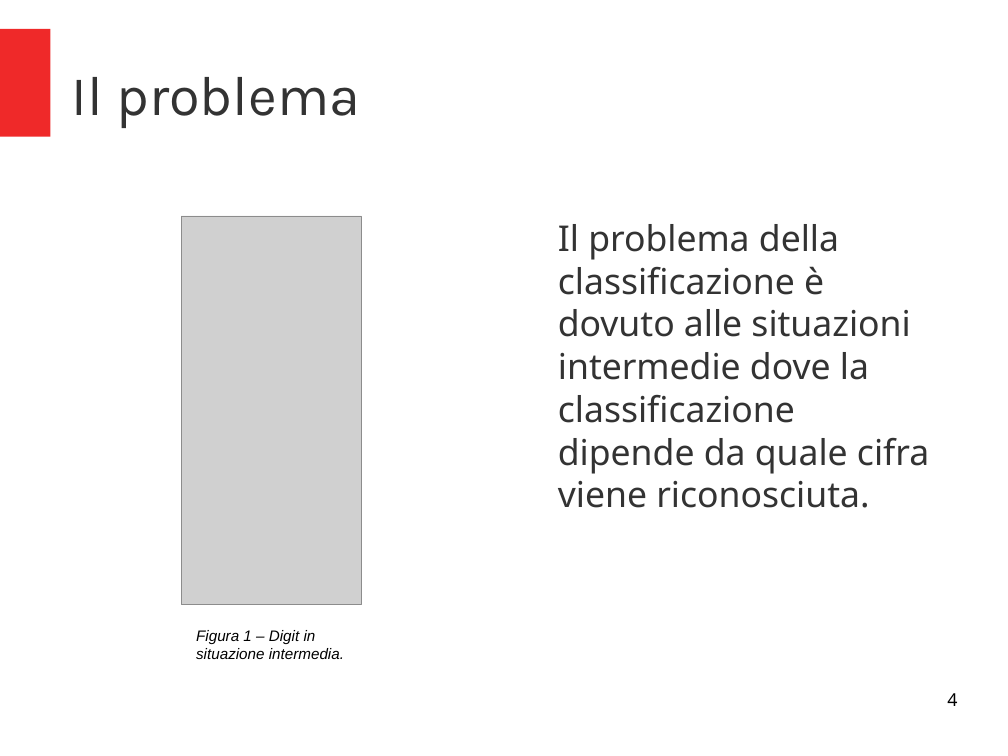
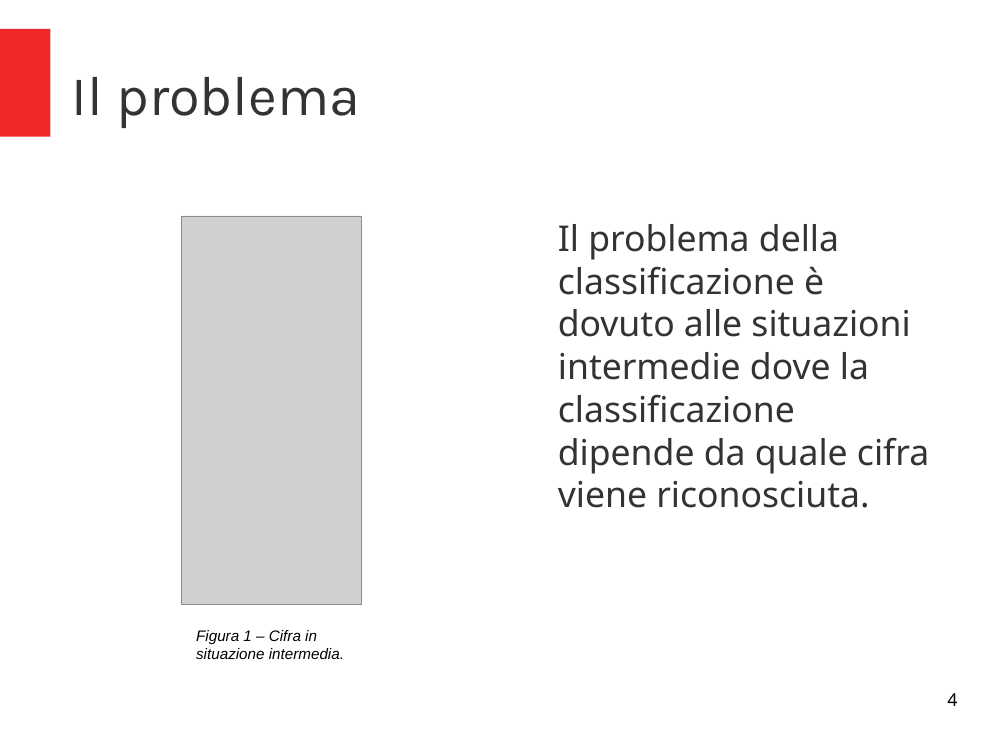
Before and after one commit to micheleFraccaroli/Progetto_IA, a slide deck: slide 4 of Presentazione/Press.odp. Drawn at 1008x756 pixels with LibreOffice and Linux fonts; fonts in the diff are those of the drawing; grey boxes stand for pictures. Boxes give left, top, right and bottom in pixels: in the first picture for what was removed or moved away, otherwise in the second. Text is boxed around its words. In the diff, an @@ line names an element or a change of style, - is before the commit and + after.

```diff
--- a/Presentazione/Press.odp
+++ b/Presentazione/Press.odp
@@ text at (196, 630, 344, 659): text changed @@
-Figura 1 – Digit in situazione intermedia.
+Figura 1 – Cifra in situazione intermedia.
```
Also in this commit, not shown: 6 other slides changed, 2 slides added, 9 other files.
